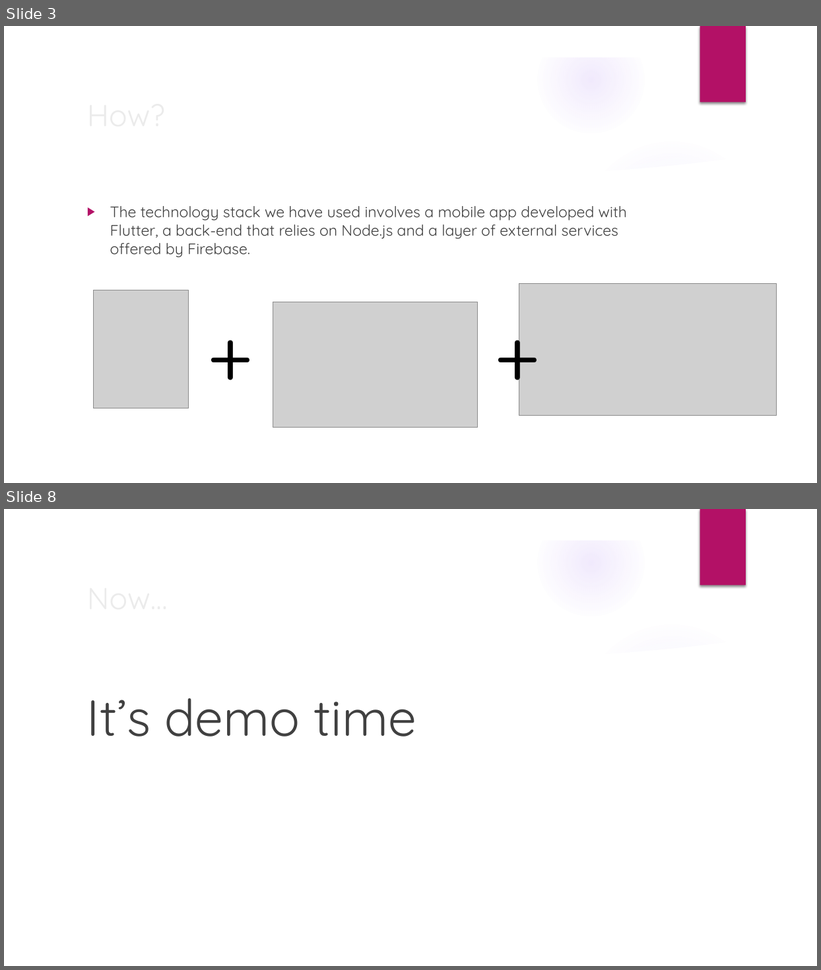
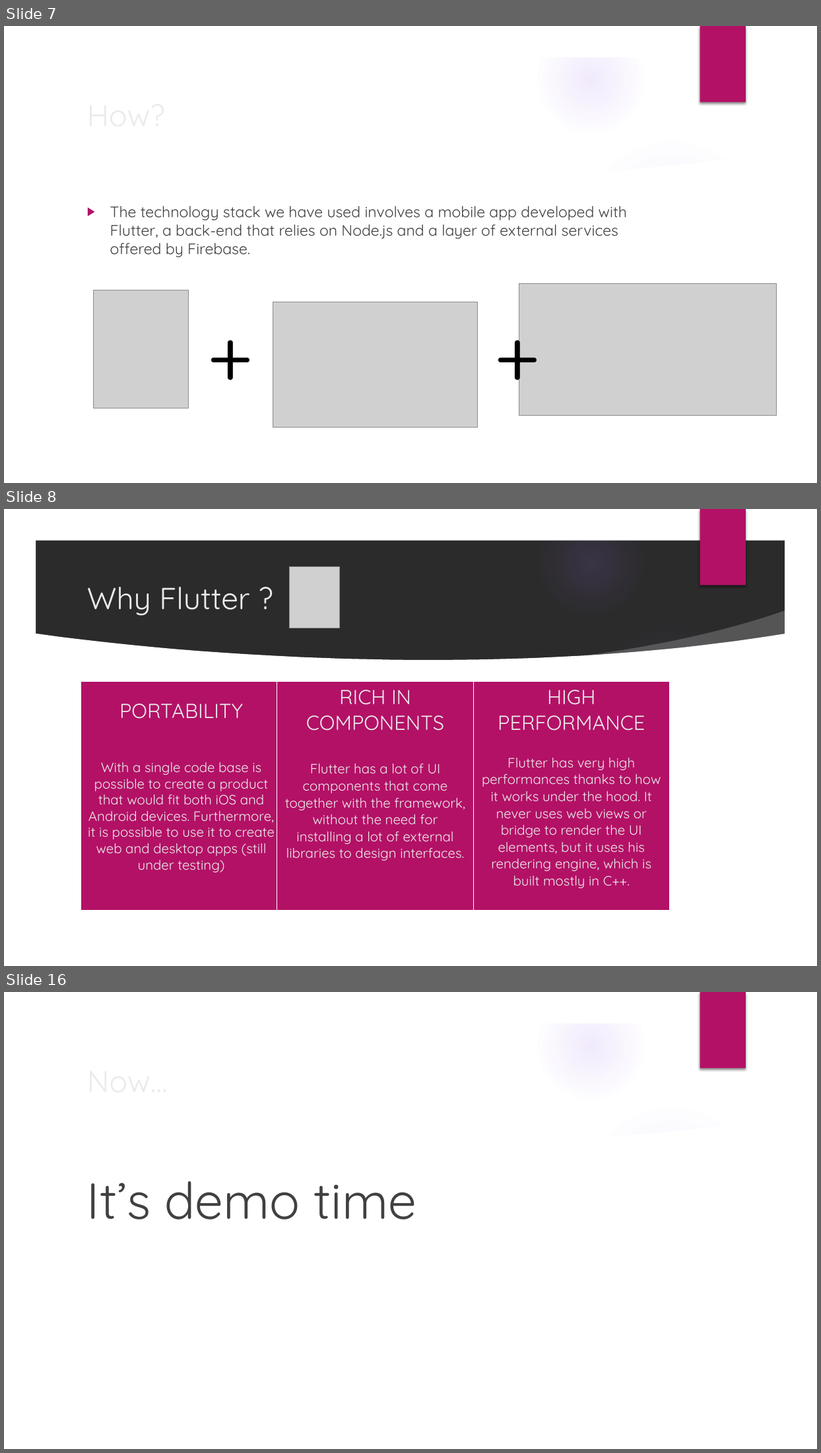
Before and after one commit to fedy97/Baddy-full-stack-app, a slide deck: documentation/Baddy_presentation.pptx. Shown one above the other, each under a label of ours: slides 3 and 8 before the commit, slides 7, 8 and 16 after it; the slides between them are not shown. The pictures are 821x970 and 821x1453 pixels, drawn with LibreOffice and Linux fonts; fonts in the diff are those of the drawing; grey boxes stand for pictures; background and template pictures are left out; a plain dark background stands for a picture behind light text. Boxes give left, top, right and bottom in pixels: in the first picture for what was removed or moved away, otherwise in the second. Text is boxed around its words. In the diff, an @@ line names an element or a change of style, - is before the commit and + after.

```diff
--- a/documentation/Baddy_presentation.pptx
+++ b/documentation/Baddy_presentation.pptx
@@ slide 8 added at (4, 509, 817, 966), background picture (left out); not listed: 9 template elements that a slide beside it also shows @@
@@ picture added at (290, 567, 339, 628) @@
@@ title added at (87, 587, 250, 616), 36 pt, text #EBEBEB @@
+Why Flutter ?
@@ table added at (81, 682, 670, 918), 1 rows, 3 columns @@
+ | RICH IN COMPONENTS / Flutter has a lot of UI components that come together with the framework, without the need for installing a lot of external libraries to design interfaces. | HIGH PERFORMANCE / Flutter has very high performances thanks to how it works under the hood. It never uses web views or bridge to render the UI elements, but it uses his rendering engine, which is built mostly in C++.
@@ text added at (88, 704, 275, 873), 16 pt, text #EBEBEB @@
+PORTABILITY
+With a single code base is possible to create a product that would fit both iOS and Android devices. Furthermore, it is possible to use it to create web and desktop apps (still under testing)
@@ what was slide 3 is now slide 7 @@
@@ what was slide 8 is now slide 16 @@
```
Also in this commit, not shown: 3 slides changed, 7 other slides added, 1 other file.
